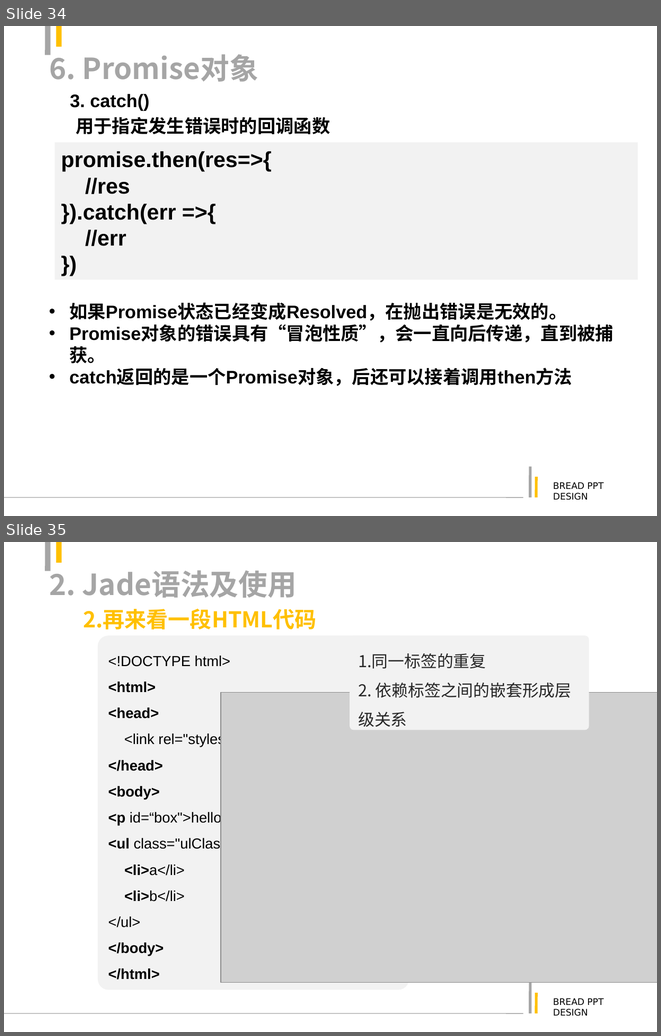
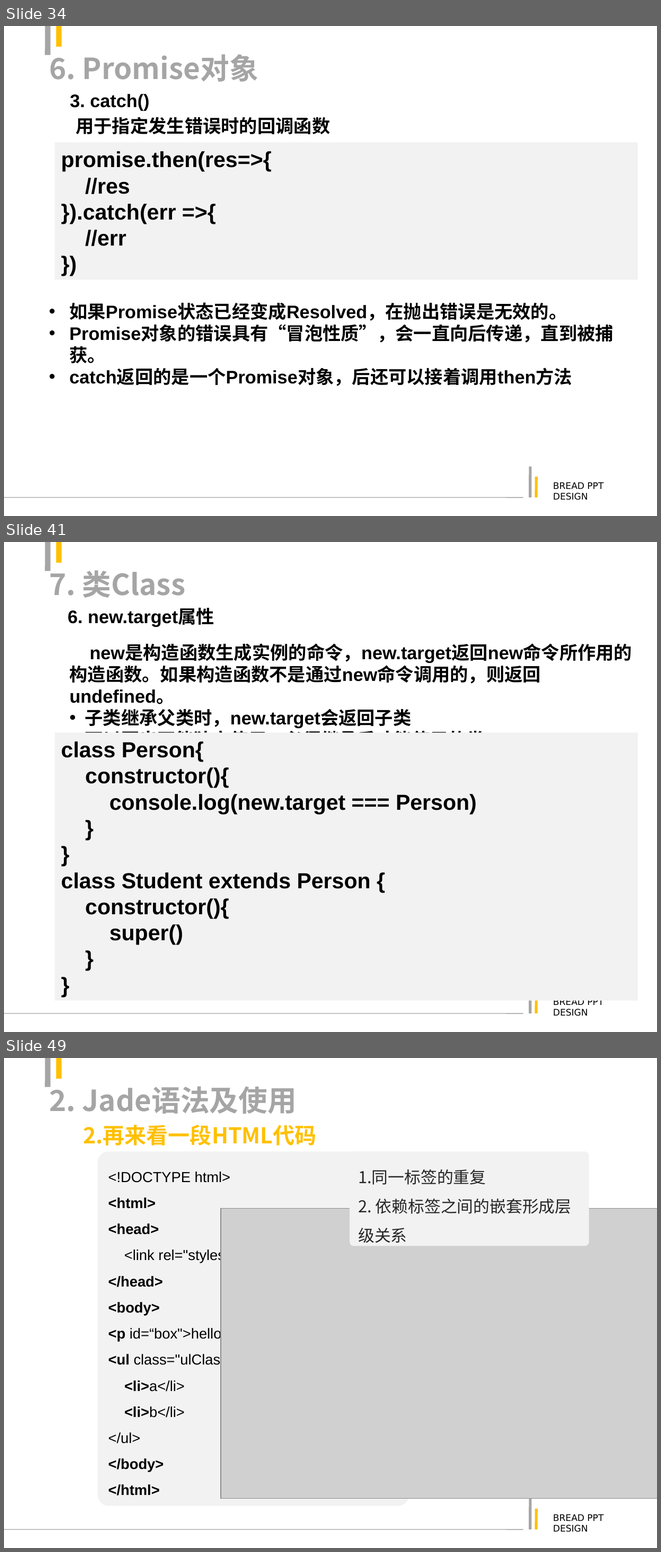
Before and after one commit to justforuse/psae-es6, a slide deck: es6.ppt. Shown one above the other, each under a label of ours: slides 34 and 35 before the commit, slides 34, 41 and 49 after it; the slides between them are not shown. The pictures are 661x1036 and 661x1552 pixels, drawn with LibreOffice and Linux fonts; fonts in the diff are those of the drawing; grey boxes stand for pictures. Boxes give left, top, right and bottom in pixels: in the first picture for what was removed or moved away, otherwise in the second. Text is boxed around its words. In the diff, an @@ line names an element or a change of style, - is before the commit and + after.

```diff
--- a/es6.ppt
+++ b/es6.ppt
@@ slide 41 added at (4, 542, 657, 1032), background #FFFFFF; not listed: 6 template elements that a slide beside it also shows @@
@@ title added at (49, 565, 186, 598), 32 pt, text #A5A5A5, bold @@
+7. 类Class
@@ text added at (68, 608, 214, 626), 20 pt, text #000000, bold @@
+6. new.target属性
@@ text added at (70, 644, 633, 751), 20 pt, text #000000, bold @@
+new是构造函数生成实例的命令，new.target返回new命令所作用的构造函数。如果构造函数不是通过new命令调用的，则返回undefined。
+• 子类继承父类时，new.target会返回子类
+• 可以写出不能独立使用，必须继承后才能使用的类
@@ rectangle added at (55, 733, 638, 1000), fill #F2F2F2, 24 pt, text #000000, bold @@
+class Person{
+constructor(){
+console.log(new.target === Person)
+}
+}
+class Student extends Person {
+constructor(){
+super()
+}
+}
@@ what was slide 35 is now slide 49 @@
```
Also in this commit, not shown: 3 slides changed, 13 other slides added, 5 other files.
